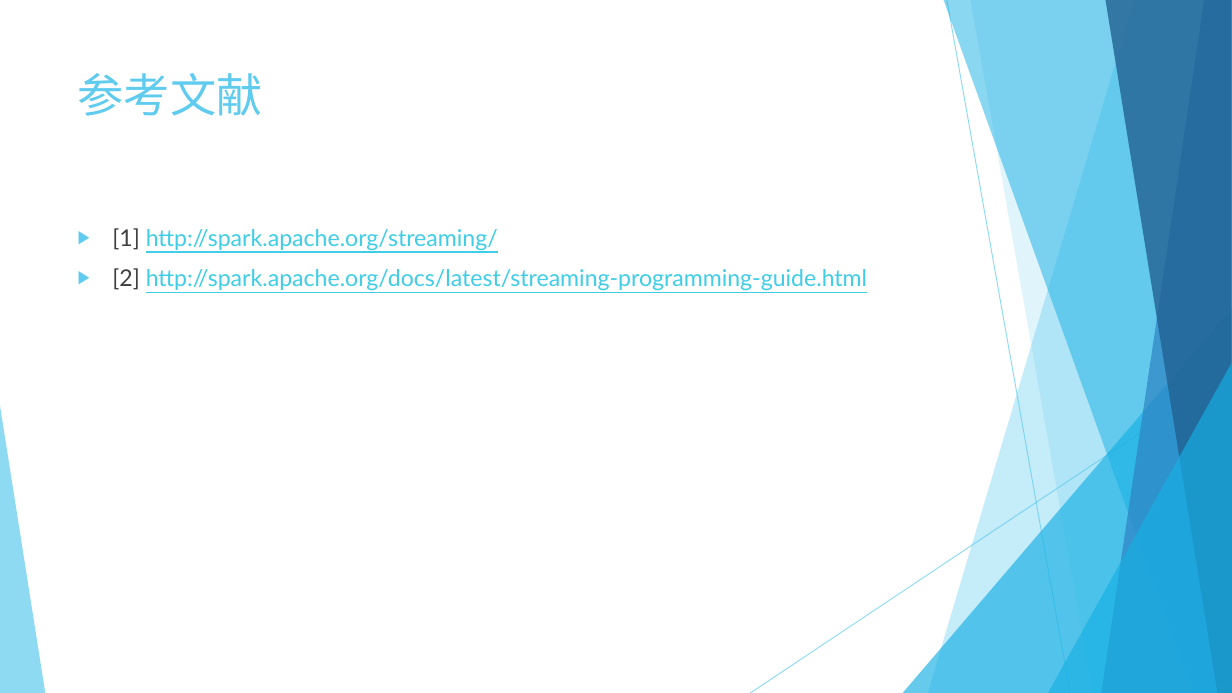
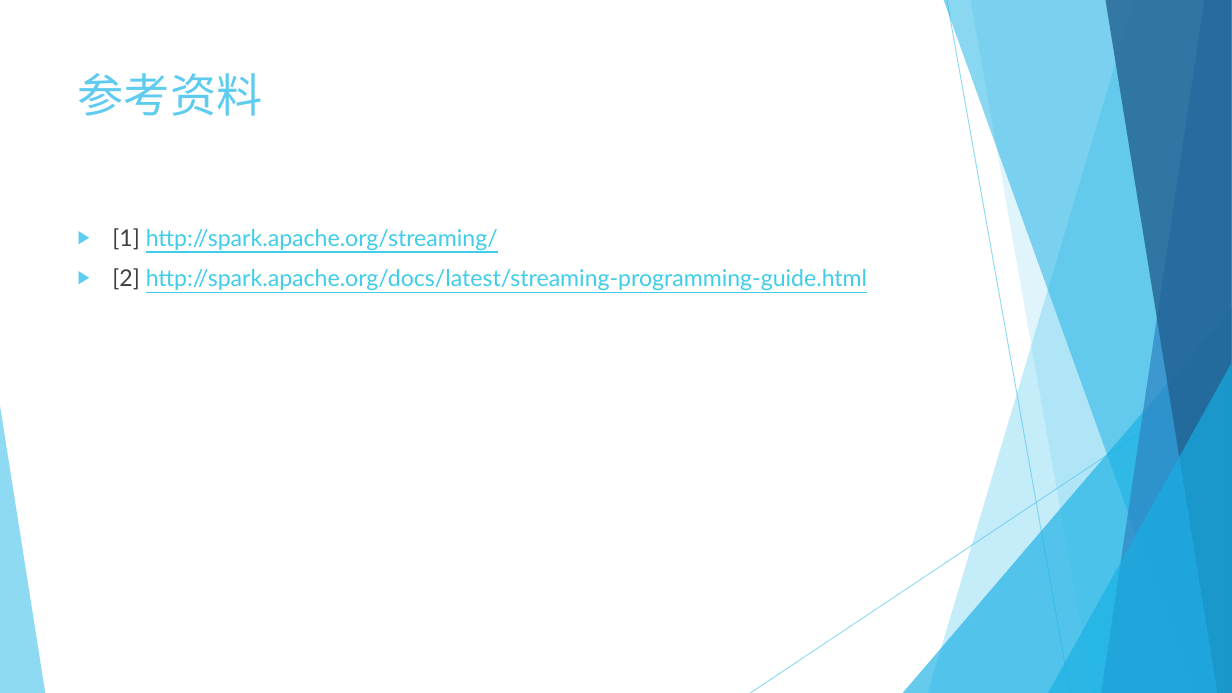
Before and after one commit to bhsei/17TeamF, a slide deck: slide 8 of 3.项目PPT/F-项目介绍-Spark-Streaming.pptx. Drawn at 1232x693 pixels with LibreOffice and Linux fonts; fonts in the diff are those of the drawing. Boxes give left, top, right and bottom in pixels: in the first picture for what was removed or moved away, otherwise in the second. Text is boxed around its words. In the diff, an @@ line names an element or a change of style, - is before the commit and + after.

```diff
--- a/3.项目PPT/F-项目介绍-Spark-Streaming.pptx
+++ b/3.项目PPT/F-项目介绍-Spark-Streaming.pptx
@@ title at (78,73,263,116): text changed @@
-参考文献
+参考资料
```
Also in this commit, not shown: 1 other slide changed.
